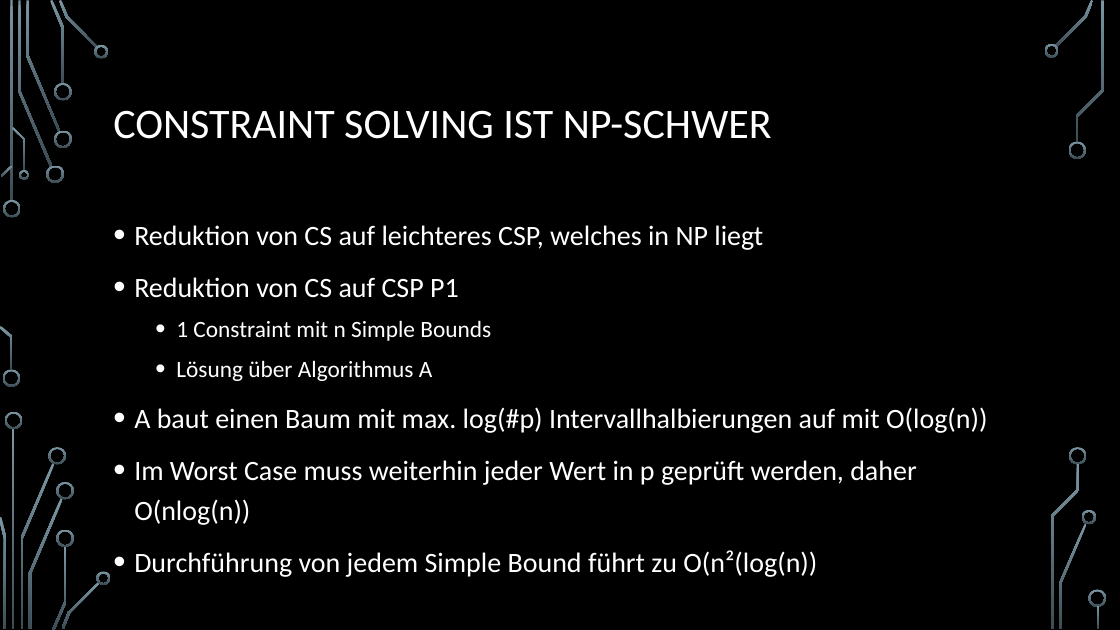
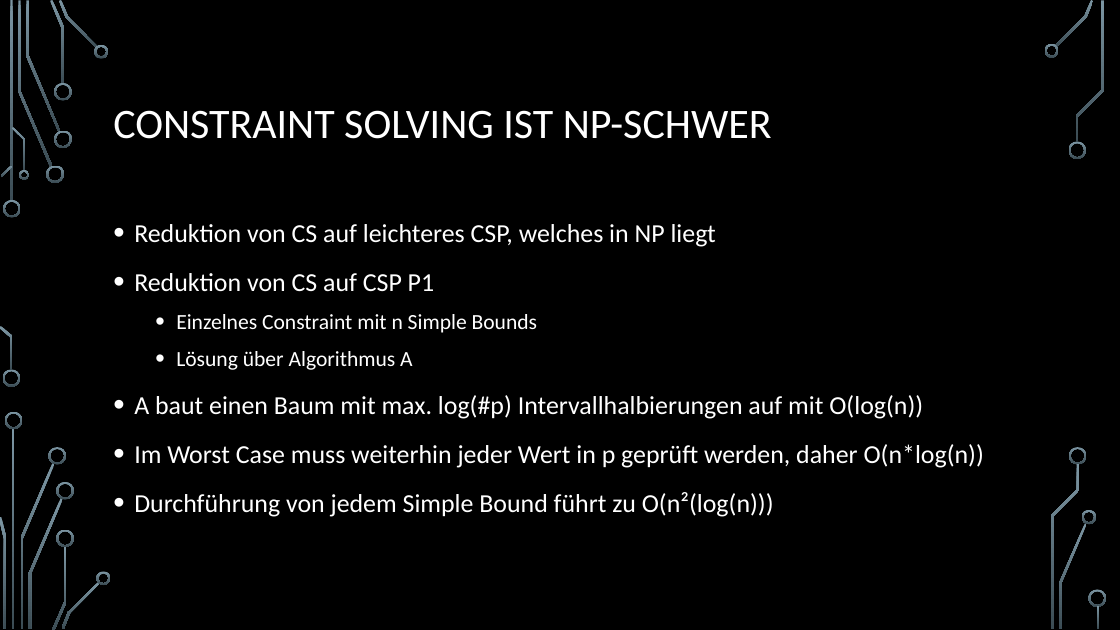
Before and after one commit to Fixeres/HybrideSysteme, a slide deck: slide 9 of src/resources/Hybride systeme_Jörn_seine_Teile.pptx. Drawn at 1120x630 pixels with LibreOffice and Linux fonts; fonts in the diff are those of the drawing; background and template pictures are left out. Boxes give left, top, right and bottom in pixels: in the first picture for what was removed or moved away, otherwise in the second. Text is boxed around its words. In the diff, an @@ line names an element or a change of style, - is before the commit and + after.

```diff
--- a/src/resources/Hybride systeme_Jörn_seine_Teile.pptx
+++ b/src/resources/Hybride systeme_Jörn_seine_Teile.pptx
@@ text at <box>134,224,923,419</box>: size 24 to 22.2 pt in "Reduktion von CS auf leichteres CSP, welches ...", "Reduktion von CS auf CSP P1", "A baut einen Baum mit max. log(#p) ..."; size 20 to 18.5 pt in "Lösung über Algorithmus A" @@
@@ text at <box>176,314,538,333</box>: text changed; size 20 to 18.5 pt @@
-  • 1 Constraint mit n Simple Bounds
+  • Einzelnes Constraint mit n Simple Bounds
@@ text at <box>134,444,984,517</box>: text changed; size 24 to 22.2 pt @@
-• Im Worst Case muss weiterhin jeder Wert in p geprüft werden, daher O(nlog(n))
-• Durchführung von jedem Simple Bound führt zu O(n²(log(n))
+• Im Worst Case muss weiterhin jeder Wert in p geprüft werden, daher O(n*log(n))
+• Durchführung von jedem Simple Bound führt zu O(n²(log(n)))
```
Also in this commit, not shown: 9 other slides changed, 2 slides added, 1 slide removed.
